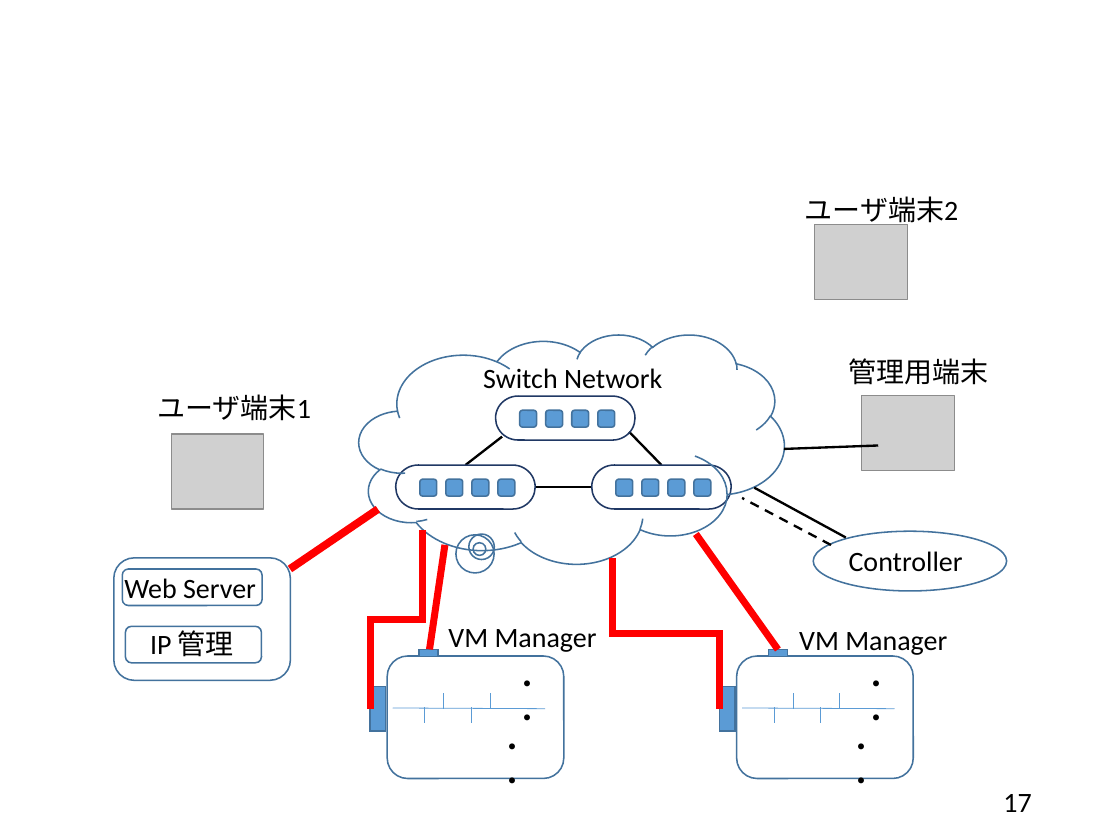
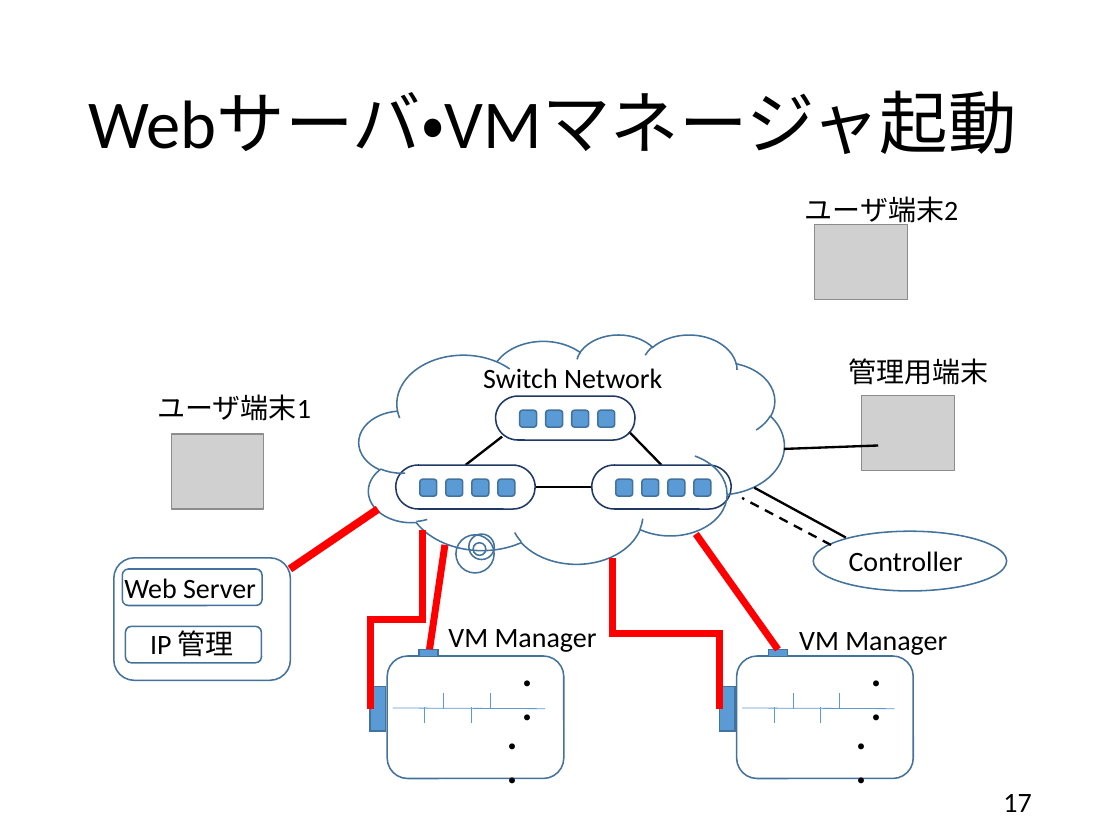
Before and after one commit to handai-trema/IaaS-amn, a slide deck: slide 17 of report_slide.pptx. Drawn at 1120x840 pixels with LibreOffice and Linux fonts; fonts in the diff are those of the drawing; grey boxes stand for pictures. Boxes give left, top, right and bottom in pixels: in the first picture for what was removed or moved away, otherwise in the second. Text is boxed around its words. In the diff, an @@ line names an element or a change of style, - is before the commit and + after.

```diff
--- a/report_slide.pptx
+++ b/report_slide.pptx
@@ title added at [88,91,1017,154], 44 pt, text #000000 @@
+Webサーバ・VMマネージャ起動
```
Also in this commit, not shown: 10 other slides changed.
